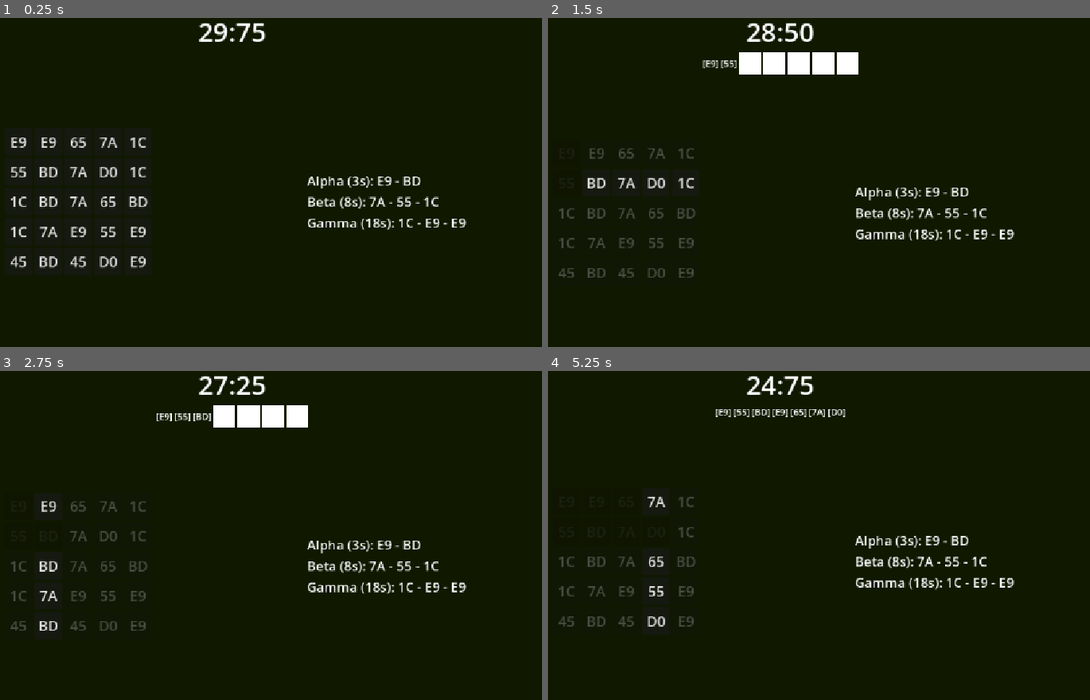
Above: before the commit, frames 1-4 (two rows, left to right).
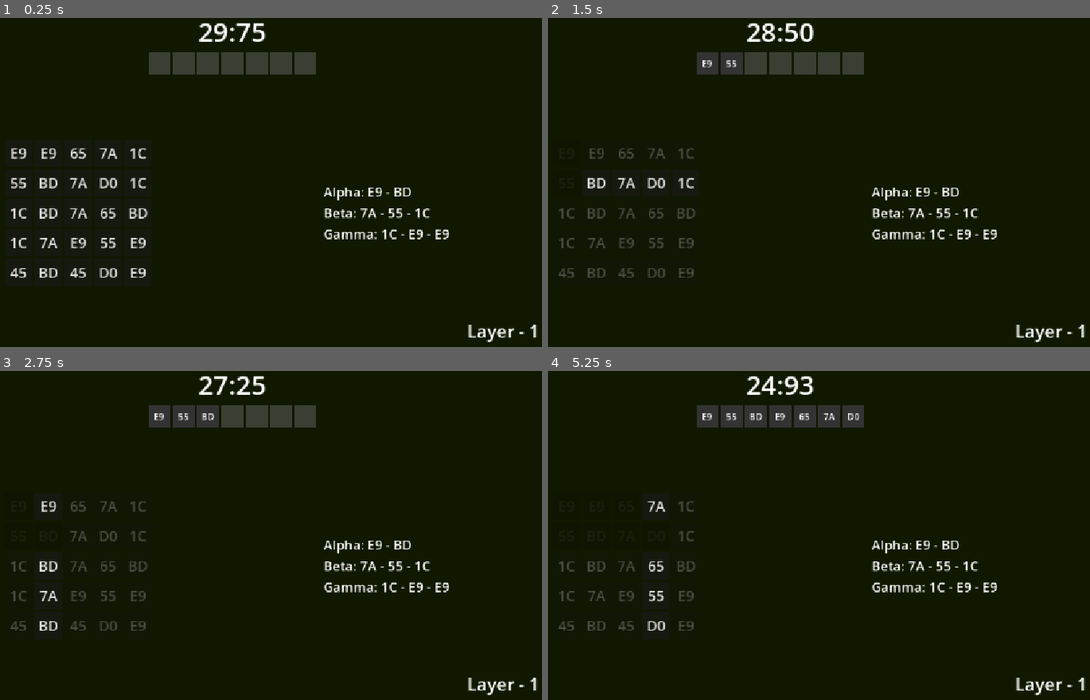
Above: after the commit, the same moments.

Repository: Martisos/Data-Hack-Minigame
Game: Godot game, scene res://scenes/main_game.tscn
The game is run twice, just before and just after one commit, with the same random seed, the same clock (stepped at 60 frames per second) and the same inputs.
Inputs:
- Up to frame 1 (0.25 s): no input
- Up to frame 2 (1.5 s): click "E9" at 0.5 s; click "55" at 1.25 s
- Up to frame 3 (2.75 s): click "BD" at 2 s
- Up to frame 4 (5.25 s): click "E9" at 2.75 s; click "65" at 3.5 s; click "7A" at 4.25 s; click "D0" at 5 s

The runs differ from the first frame. In frame 1, 7.1% of the frame differs, in the area x 1-100%, y 10-99%; in frame 2, 3.6%; in frame 3, 3.6%; in frame 4, 5.1%.

Commit message:
Passing to next levels
Game now knows how and when to advance to next level

Diff:
--- a/project.godot
+++ b/project.godot
@@ -14,6 +14,10 @@
 run/main_scene="uid://b4ofl3qyv3r2b"
 config/features=PackedStringArray("4.7", "Mobile")
 config/icon="res://icon.svg"
+
+[autoload]
+
+Stats="*uid://b6txdkr6sqie8"
 
 [display]
 
--- /dev/null
+++ b/scenes/level_ui.tscn
@@ -0,0 +1,20 @@
+[gd_scene format=3 uid="uid://ia8uxoc7c38i"]
+
+[ext_resource type="Script" uid="uid://ih0gdov4buik" path="res://scripts/level_ui.gd" id="1_exbfu"]
+
+[node name="LevelUI" type="CanvasLayer" unique_id=703004875]
+script = ExtResource("1_exbfu")
+
+[node name="MarginContainer" type="MarginContainer" parent="." unique_id=475143556]
+offset_right = 40.0
+offset_bottom = 40.0
+
+[node name="LayerLabel" type="Label" parent="." unique_id=1018248245]
+offset_left = 921.0
+offset_top = 561.0
+offset_right = 1132.0
+offset_bottom = 628.0
+theme_override_font_sizes/font_size = 32
+text = "LAYER - 1"
+horizontal_alignment = 2
+vertical_alignment = 1
--- a/scenes/main_game.tscn
+++ b/scenes/main_game.tscn
@@ -1,6 +1,7 @@
 [gd_scene format=3 uid="uid://b4ofl3qyv3r2b"]
 
 [ext_resource type="Script" uid="uid://byw2sduhbtdb" path="res://scripts/main_game.gd" id="1_s3esy"]
+[ext_resource type="PackedScene" uid="uid://ia8uxoc7c38i" path="res://scenes/level_ui.tscn" id="2_72e8q"]
 
 [node name="MainGame" type="Control" unique_id=1413659655]
 layout_mode = 3
@@ -40,14 +41,15 @@
 size_flags_horizontal = 4
 
 [node name="TimerLabel" type="Label" parent="MainMargin/VBoxContainer/Header" unique_id=167810535]
+custom_minimum_size = Vector2(120, 0)
 layout_mode = 2
+size_flags_horizontal = 4
 theme_override_font_sizes/font_size = 48
 text = "30:00"
-horizontal_alignment = 1
 
 [node name="MemoryBar" type="HBoxContainer" parent="MainMargin/VBoxContainer/Header" unique_id=685214692]
 layout_mode = 2
-size_flags_horizontal = 3
+size_flags_horizontal = 4
 
 [node name="MainContent" type="HBoxContainer" parent="MainMargin/VBoxContainer" unique_id=1479495710]
 layout_mode = 2
@@ -78,3 +80,5 @@
 layout_mode = 2
 theme_override_font_sizes/font_size = 24
 text = "Injection 3"
+
+[node name="LevelUI" parent="." unique_id=703004875 instance=ExtResource("2_72e8q")]
--- /dev/null
+++ b/scripts/level_ui.gd
@@ -0,0 +1,10 @@
+extends CanvasLayer
+@onready var layer_label: Label = $LayerLabel
+
+
+func update_level_ui() -> void:
+	layer_label.text = "Layer - " + str(Stats.layer)
+
+# Called every frame. 'delta' is the elapsed time since the previous frame.
+func _process(delta: float) -> void:
+	pass
--- a/scripts/main_game.gd
+++ b/scripts/main_game.gd
@@ -4,6 +4,7 @@
 @onready var memory_bar: HBoxContainer = $MainMargin/VBoxContainer/Header/MemoryBar
 @onready var injection_list: VBoxContainer = $MainMargin/VBoxContainer/MainContent/InjectionList
 @onready var timer_label: Label = $MainMargin/VBoxContainer/Header/TimerLabel
+@onready var level_ui: CanvasLayer = $LevelUI
 
 const cols: int = 5
 const rows: int = 5
@@ -18,18 +19,29 @@
 var max_memory: int = 7
 
 var injections: Array[Dictionary] = [
-	{"name": "Alpha", "sequence": [], "reward": 3, "completed": false},
-	{"name": "Beta", "sequence": [], "reward": 8, "completed": false},
-	{"name": "Gamma", "sequence": [], "reward": 18, "completed": false}
+	{"name": "Alpha", "sequence": [], "completed": false},
+	{"name": "Beta", "sequence": [], "completed": false},
+	{"name": "Gamma", "sequence": [], "completed": false}
 ]
 
+var completed_injection_count: int = 0
+var reward_tiers: Array[float] = [5.0, 10.0, 15.0]
+
 var time_left: float = 30.0
 
 var is_game_over: bool = false
 
+var is_danger_mode: bool = false
+var timer_tween: Tween
+
+
 func _ready() -> void:
+
+	timer_label.pivot_offset = timer_label.size / 2
 	generate_buttons()
 	generate_level()
+	update_memory_ui()
+	level_ui.update_level_ui()
 
 func _process(delta: float) -> void:
 	if is_game_over: return
@@ -48,13 +60,28 @@
 	var miliseconds = int(fmod(time_left, 1.0) * 100)
 	timer_label.text = "%02d:%02d" % [seconds, miliseconds]
 
-	var tween = create_tween().set_parallel(true)
-	if time_left <= 10.0:
-		tween.tween_property(timer_label, "modulate", Color.RED, 2.0)
-		tween.tween_property(timer_label, "scale", Vector2(1.3, 1.3), 2.0)
-	else:
-		tween.tween_property(timer_label, "modulate", Color.WHITE, 0.5)
-		tween.tween_property(timer_label, "scale", Vector2(1, 1), 0.5)
+	if time_left <= 10.0 and !is_danger_mode:
+		is_danger_mode = true
+		start_danger_animation()
+
+	elif time_left > 10.0 and is_danger_mode:
+		is_danger_mode = false
+		reset_danger_animation()
+
+
+func start_danger_animation() -> void:
+	if timer_tween:
+		timer_tween.kill()
+	timer_tween = create_tween().set_loops()
+
+	timer_tween.tween_property(timer_label, "modulate", Color.RED, 0.5)
+	timer_tween.parallel().tween_property(timer_label, "scale", Vector2(1.5, 1.5), 1.5)
+
+func reset_danger_animation() -> void:
+	if timer_tween:
+		timer_tween.kill()
+	timer_tween.parallel().tween_property(timer_label, "scale", Vector2(1.0, 1.0), 0.3)
+	timer_label.modulate = Color.WHITE
 
 
 func generate_level() -> void:
@@ -136,10 +163,11 @@
 			var inj = injections[i]
 			var seq_string = " - ".join(inj["sequence"])
 			var label = labels[i] as Label
-			label.text = inj["name"] + " (" + str(inj["reward"]) + "s): " + seq_string
+			label.text = inj["name"] + ": " + seq_string
 
 			if inj["completed"]:
 				label.modulate = Color.GREEN_YELLOW
+
 
 
 func generate_buttons() -> void:
@@ -190,26 +218,29 @@
 		update_memory_ui()
 		check_injections()
 
-		if memory.size() >= max_memory:
-			print("end")
-			# TODO over
-
 	update_visuals()
+	check_round_end()
 
 func update_memory_ui() -> void:
 	for child in memory_bar.get_children():
 		child.queue_free()
 
-
-
 	for token in memory:
 		var lbl = Label.new()
-		lbl.text = "[" + token + "]"
+		lbl.text = token
+		lbl.custom_minimum_size = Vector2(40, 40)
+		lbl.horizontal_alignment = HORIZONTAL_ALIGNMENT_CENTER
+		lbl.vertical_alignment = VERTICAL_ALIGNMENT_CENTER
+
+		var style = StyleBoxFlat.new()
+		style.bg_color = Color(0.2, 0.2, 0.2)
+		lbl.add_theme_stylebox_override("normal", style)
+
 		memory_bar.add_child(lbl)
 
 	for i in range(max_memory - memory.size()):
 		var rect = ColorRect.new()
-		rect.color = Color.WHITE
+		rect.color = Color(0.4, 0.4, 0.4, 0.5)
 		rect.custom_minimum_size = Vector2(40, 40)
 		rect.custom_maximum_size = Vector2(40, 40)
 		memory_bar.add_child(rect)
@@ -223,10 +254,13 @@
 
 		if is_sub_array(memory, inj["sequence"]):
 			inj["completed"] = true
-			time_left += inj["reward"]
 			successs_this_turn = true
+
+			var reward = reward_tiers[completed_injection_count]
+			time_left += reward
+			completed_injection_count += 1
+
 			print("won: ", inj["name"])
-			# TODO: global timer
 
 	if successs_this_turn:
 		update_injection_ui()
@@ -275,3 +309,66 @@
 			btn.modulate = Color.WHITE
 		else:
 			btn.modulate = Color(0.75, 0.75, 0.75, 0.75)
+
+
+func check_round_end() -> void:
+	if is_game_over: return
+
+	if completed_injection_count >= 3:
+		print("3 done!")
+		advance_to_next_layer()
+		return
+
+	var is_memory_full: bool = (memory.size() >= max_memory)
+	var no_moves_left: bool = !has_valid_moves_left()
+
+	if is_memory_full or no_moves_left:
+		if completed_injection_count > 0:
+			advance_to_next_layer()
+		else:
+			is_game_over = true
+			print("GAME OVER - no moves")
+
+func has_valid_moves_left() -> bool:
+	var buttons = code_matrix.get_children()
+	for i in range(buttons.size()):
+		var btn = buttons[i] as Button
+		if btn.is_used: continue
+
+		var col = i % cols
+		var row = int(i/cols)
+
+		if current_state == moveState.ROW and row == active_index:
+			return true
+		if current_state == moveState.COL and col == active_index:
+			return true
+
+	return false
+
+func advance_to_next_layer() -> void:
+	Stats.layer += 1
+	current_state = moveState.START
+	active_index = 0
+	memory.clear()
+	completed_injection_count = 0
+
+	for inj in injections:
+		inj["completed"] = false
+
+	for lbl in injection_list.get_children():
+		lbl.modulate = Color.WHITE
+
+	var buttons = code_matrix.get_children()
+	for btn in buttons:
+		btn.is_used = false
+		btn.disabled = false
+		btn.modulate = Color.WHITE
+		for conn in btn.pressed.get_connections():
+			btn.pressed.disconnect(conn.callable)
+
+	generate_level()
+	update_memory_ui()
+	update_visuals()
+
+	if level_ui and level_ui.has_method("update_level_ui"):
+		level_ui.update_level_ui()
--- /dev/null
+++ b/scripts/stats.gd
@@ -0,0 +1,13 @@
+extends Node
+
+var layer: int = 1
+var highest_layer: int = 0
+
+func reset_layer() -> void:
+	layer = 0
+
+func next_layer() -> void:
+	layer += 1
+
+func change_highest_layer() -> void:
+	if layer > highest_layer: highest_layer = layer
Not shown, added: scripts/level_ui.gd.uid
Not shown, added: scripts/stats.gd.uid
